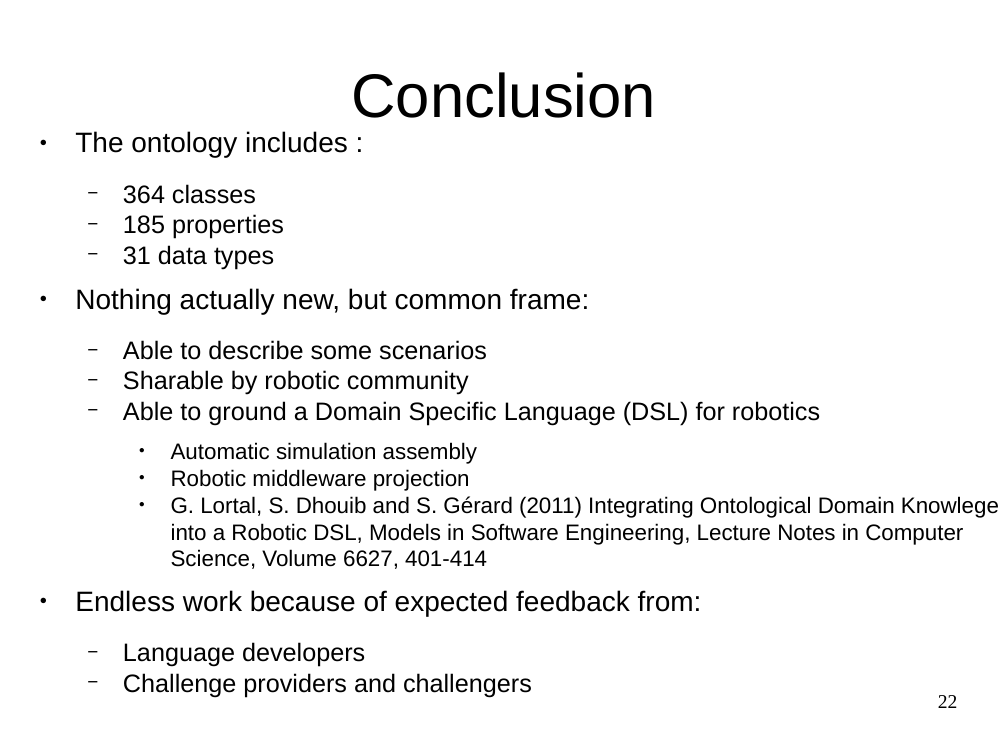
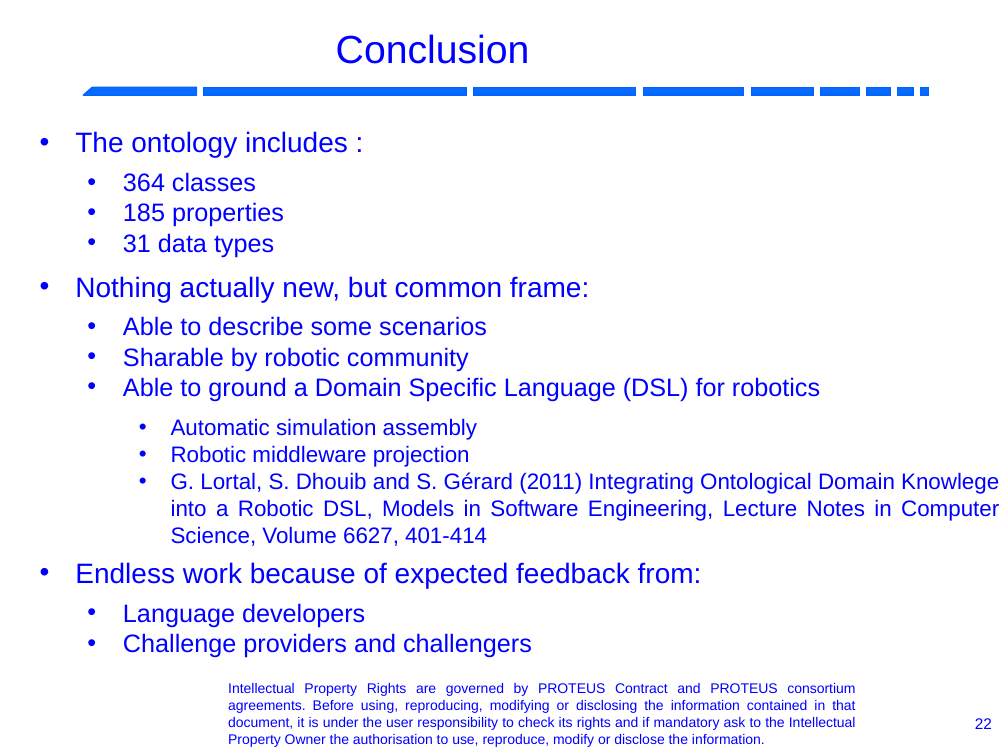
Before and after one commit to RobotML/RobotML, a slide deck: slide 22 of Ontologies/ORA/Meetings/20131103-IROS-Tokyo/R4.1.6-P5.9-ARoboticOntology.odp. Drawn at 1008x756 pixels with LibreOffice and Linux fonts; fonts in the diff are those of the drawing; background and template pictures are left out. Boxes give left, top, right and bottom in pixels: in the first picture for what was removed or moved away, otherwise in the second. Text is boxed around its words. In the diff, an @@ line names an element or a change of style, - is before the commit and + after.

```diff
--- a/Ontologies/ORA/Meetings/20131103-IROS-Tokyo/R4.1.6-P5.9-ARoboticOntology.odp
+++ b/Ontologies/ORA/Meetings/20131103-IROS-Tokyo/R4.1.6-P5.9-ARoboticOntology.odp
@@ title "Conclusion": place and size @@
-title "Conclusion" at [351, 72, 656, 118]
+title "Conclusion" at [336, 34, 530, 64]
@@ title "Conclusion" at [336, 34, 530, 64]: size 44 to 28 pt, text colour #000000 to #0000FF @@
@@ group added at [84, 88, 929, 96]: 8 rectangles, 1 freeform shape @@
@@ text "The ontology includes :" at [75, 131, 999, 658]: text colour #000000 to #0000FF; alignment left to justified; bullet ● to •; less space between paragraphs; bullet − to • @@
@@ text added at [228, 683, 856, 747], 10 pt, text #0000FF @@
+Intellectual Property Rights are governed by PROTEUS Contract and PROTEUS consortium agreements. Before using, reproducing, modifying or disclosing the information contained in that document, it is under the user responsibility to check its rights and if mandatory ask to the Intellectual Property Owner the authorisation to use, reproduce, modify or disclose the information.
@@ page number: place and size @@
-page number at [938, 695, 958, 708]
+page number at [975, 718, 992, 729]
@@ page number at [975, 718, 992, 729]: size 14 to 11 pt, font Times New Roman to Arial, text colour #000000 to #0000FF @@
```
Also in this commit, not shown: 20 other slides changed, 1 slide added, 1 slide removed, 5 other files.
